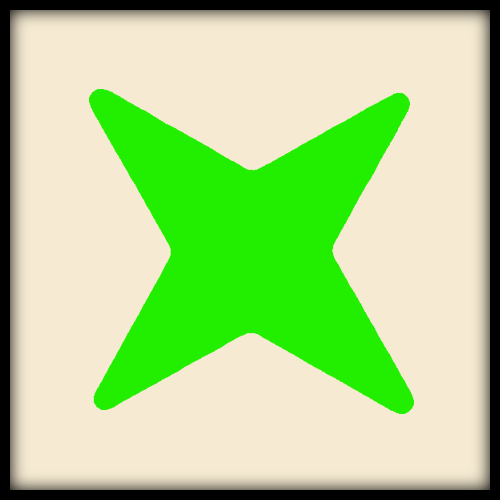
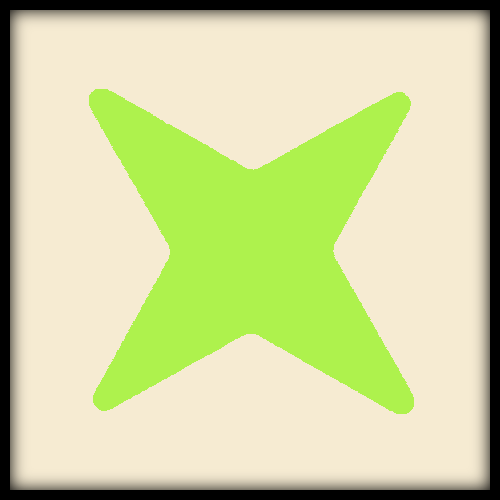
Before/after of a (500, 500) layered artwork. What changed in the layer stack:
painted on "Layer 6" over [89, 89, 414, 414]
